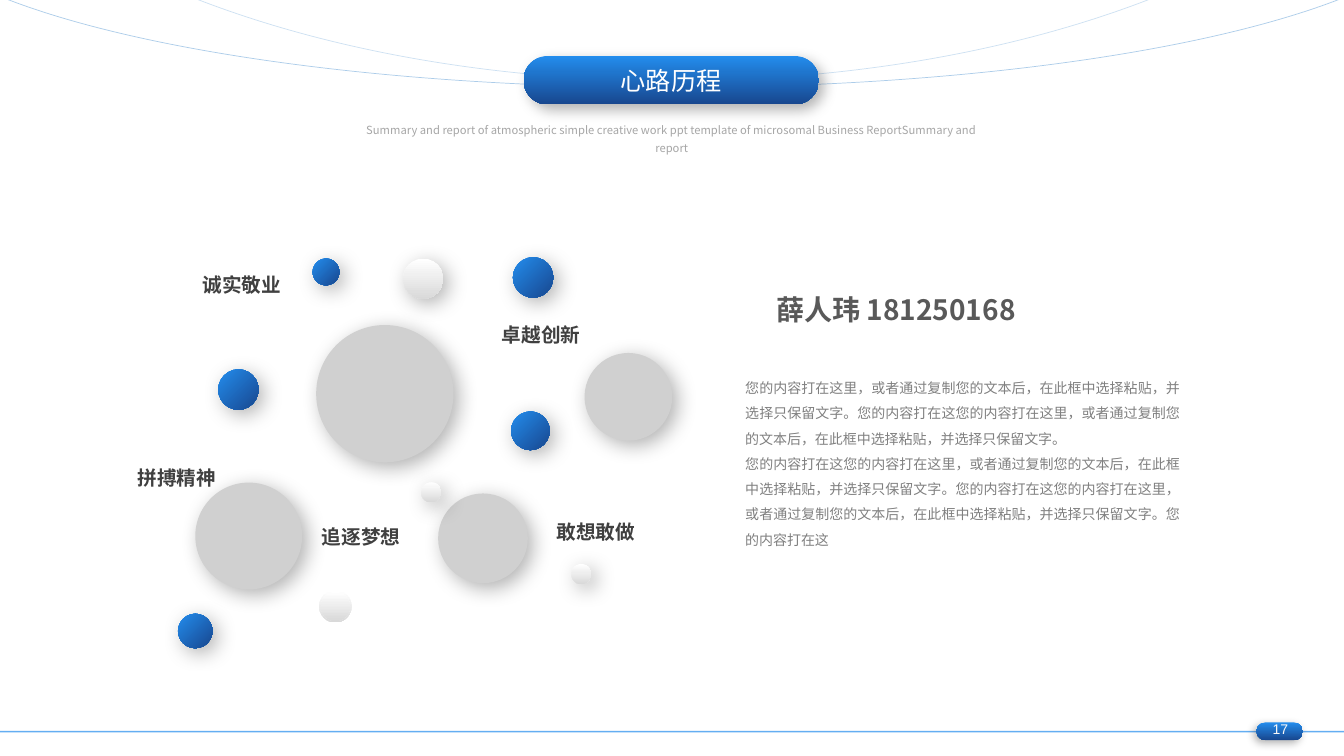
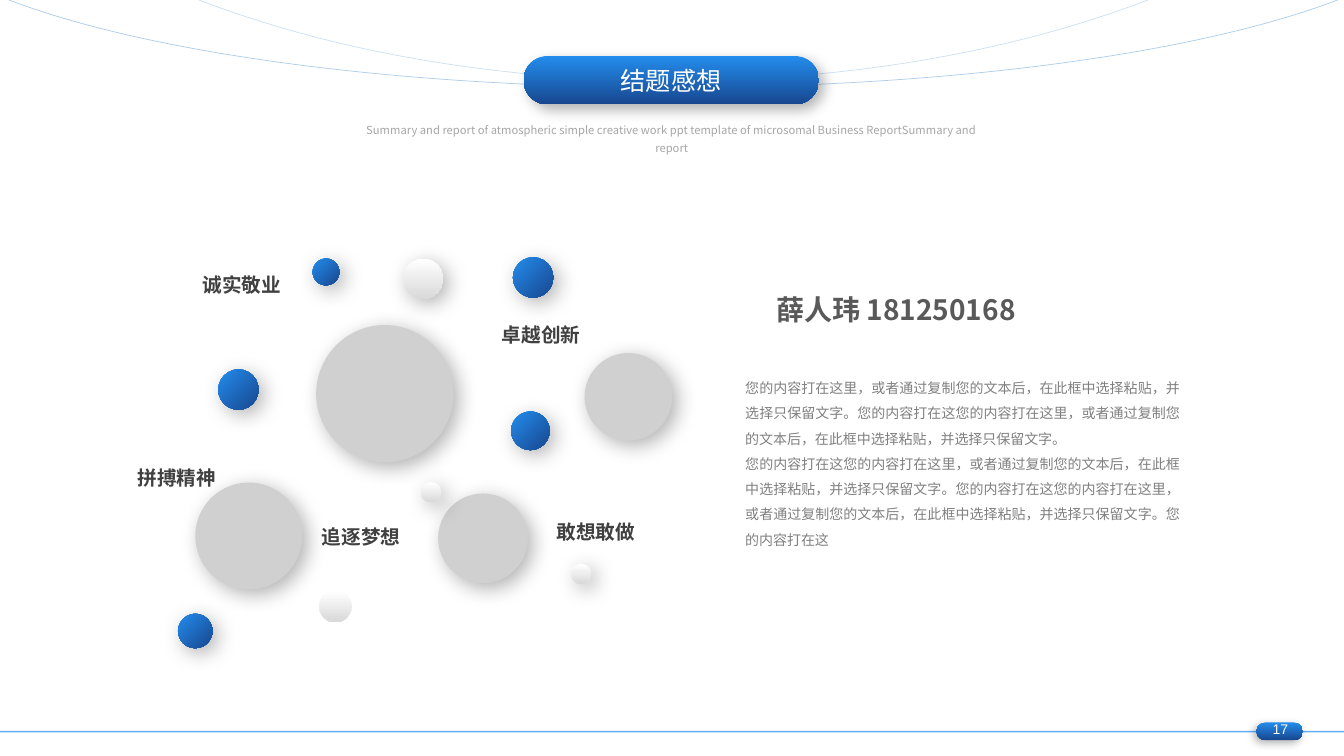
Before and after one commit to cclintris/best-partner, a slide deck: slide 17 of record_data/BigCode大作业ppt.pptx. Drawn at 1344x756 pixels with LibreOffice and Linux fonts; fonts in the diff are those of the drawing; grey boxes stand for pictures. Boxes give left, top, right and bottom in pixels: in the first picture for what was removed or moved away, otherwise in the second. Text is boxed around its words. In the diff, an @@ line names an element or a change of style, - is before the commit and + after.

Commit message:
update ppt cc

```diff
--- a/record_data/BigCode大作业ppt.pptx
+++ b/record_data/BigCode大作业ppt.pptx
@@ text in rounded rectangle at bbox=[621, 68, 722, 96]: text changed @@
-心路历程
+结题感想
```
Also in this commit, not shown: 2 other slides changed.
